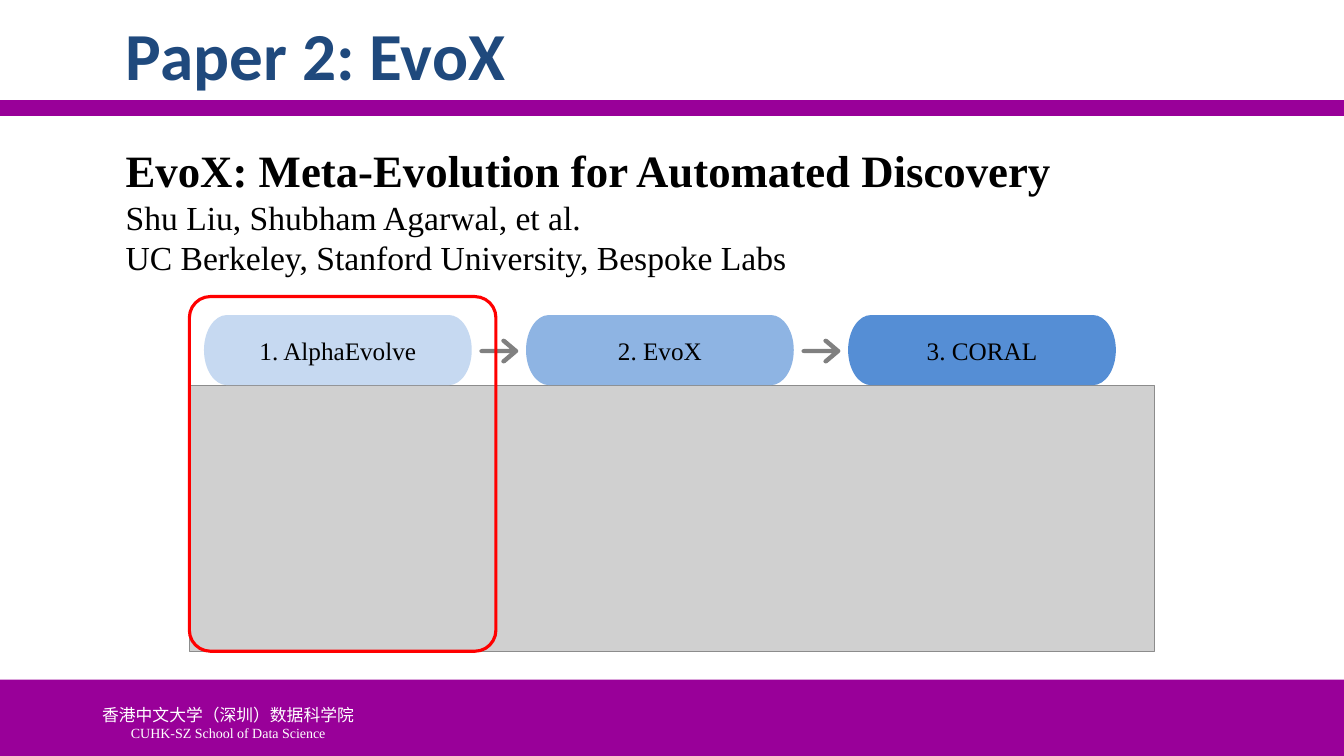
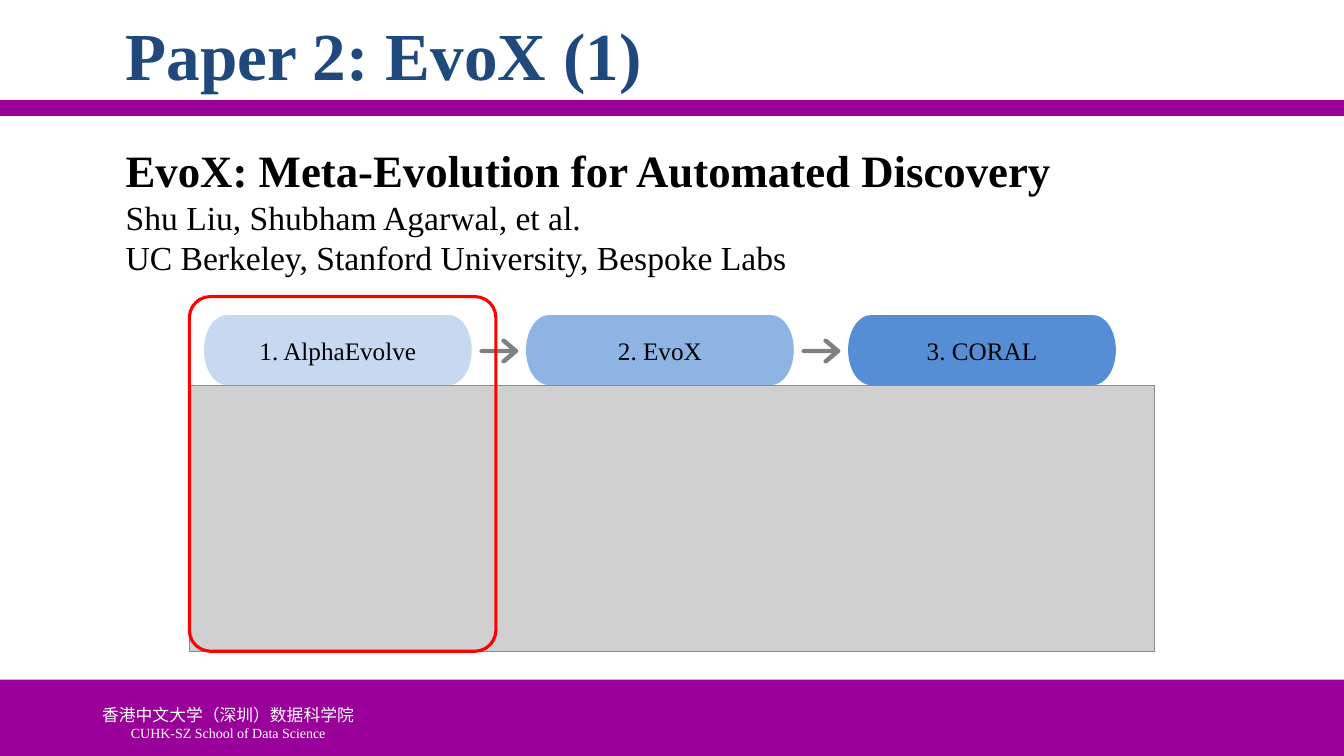
Before and after one commit to ychung1103/ychung1103.github.io, a slide deck: slide 11 of Slides/CSC6032/PPT/0421-刘效源-120040051.pptx. Drawn at 1344x756 pixels with LibreOffice and Linux fonts; fonts in the diff are those of the drawing; grey boxes stand for pictures; background and template pictures are left out. Boxes give left, top, right and bottom in pixels: in the first picture for what was removed or moved away, otherwise in the second. Text is boxed around its words. In the diff, an @@ line names an element or a change of style, - is before the commit and + after.

```diff
--- a/Slides/CSC6032/PPT/0421-刘效源-120040051.pptx
+++ b/Slides/CSC6032/PPT/0421-刘效源-120040051.pptx
@@ title at [126,33,641,93]: text changed; font Calibri to Times New Roman @@
-Paper 2: EvoX
+Paper 2: EvoX (1)
```
Also in this commit, not shown: 24 other slides changed, 2 other files.
